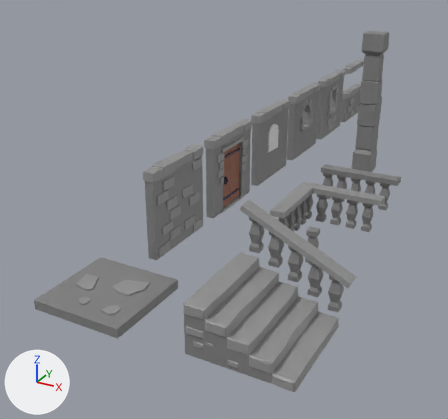
What one commit did to the Blender file Modular Castle Dungeon/modules.blend.
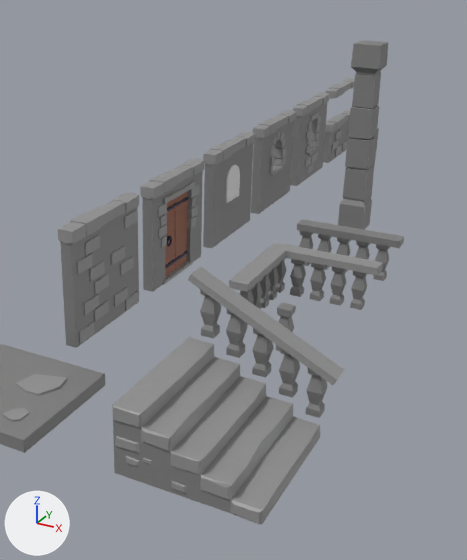
The first picture shows the older version from a camera (50 mm lens) standing at (7.15, -8.23, 6.42) and looking at (-0.27, 5.25, -0.32). The close-ups show both versions on the part from 22% to 100% of the width and 0% to 100% of the height of that picture; other places that the commit changed are outside them. The lights are fixed; the arrows at lower left show +X, +Y and +Z.

The scene before the commit, as lines of its bpy script (objects in view):
```python
me_circle_001 = bpy.data.meshes.new('Circle.001')
me_circle_001.from_pydata(...)  # 38 vertices, 21 faces; spans x -1.0..1.39, y -1.0..1.0, z -0.79..0.1
me_cube = bpy.data.meshes.new('Cube')
me_cube.from_pydata(...)  # 136 vertices, 108 faces; spans x -0.08..0.13, y 4.51..5.48, z 0.05..1.6
# faces by material slot: [24, 84]
me_cube.materials.append(mat_wood)  # brown #8f4d2b
me_cube.materials.append(mat_steel)  # dark blue #41435d
me_plane = bpy.data.meshes.new('Plane')
me_plane.from_pydata(...)  # 28 vertices, 26 faces; spans x 2.958..3.182, y 3.003..3.227, z -0.018..0.742
me_plane.materials.append(mat_wall)  # grey #818181
me_plane_005 = bpy.data.meshes.new('Plane.005')
me_plane_005.from_pydata(...)  # 268 vertices, 248 faces; spans x 1.96..3.98, y 3.34..5.34, z 0.0..0.87
# faces by material slot: [234, 14]
me_plane_005.materials.append(mat_wall_006)  # grey #818181
me_plane_005.materials.append(mat_stone_003)  # grey #949494
ob_column_small = bpy.data.objects.new('Column small', me_plane)
ob_column_small.location = (0.0, 0.0, 0.0)
ob_corner_railings = bpy.data.objects.new('Corner railings', me_plane_005)
ob_corner_railings.location = (0.0, 0.0, 0.0)
ob_door = bpy.data.objects.new('Door', me_cube)
ob_door.location = (0.0, 0.0, 0.0)
ob_window = bpy.data.objects.new('Window', me_circle_001)
ob_window.location = (0.12, 7.44, 1.25)
ob_window.rotation_euler = (0.0, 1.571, 0.0)  # degrees (0, 90, 0)
ob_window.scale = (0.317, 0.317, 0.317)
# also in view: 'Wall' at (0.02, 2.5, 1.02); 'Floor railing' at (2.97, 6.65, 0.43); 'Ladder railing' at (3.44, 1.26, 1.04); 'Wall with square window' at (0.02, 12.5, 1.02); 'Floor' at (0.0, 0.0, -0.06)
```
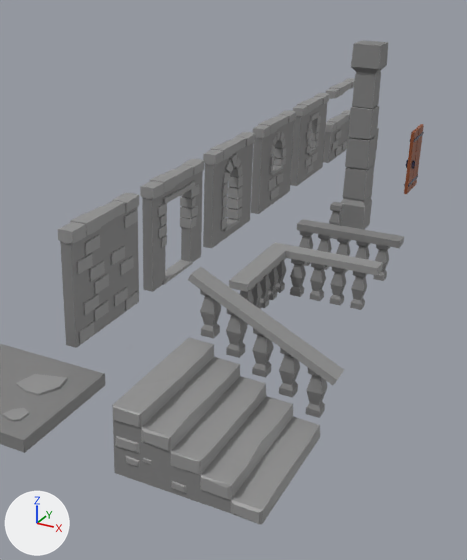
Pixel boxes [x1, y1, x2, y2] of what changed, in the close-ups (467 x 560 px):
'Door', moved: before [165, 192, 188, 276]; after [404, 124, 424, 194]
'Column small', moved: before [276, 302, 296, 351]; after [329, 202, 344, 239]
'Window', deleted: before [226, 165, 240, 204]

The change, as a list of edits to the scene's bpy script:
```text
Change ob_column_small:
    ob_column_small.location: (0.0, 0.0, 0.0) -> (-0.92, 5.32, 0.0)
Remove ob_window:
    ob_window = bpy.data.objects.new('Window', me_circle_001)
    ob_window.location = (0.12, 7.44, 1.25)
    ob_window.rotation_euler = (0.0, 1.571, 0.0)  # degrees (0, 90, 0)
    ob_window.scale = (0.317, 0.317, 0.317)
Change ob_door:
    ob_door.location: (0.0, 0.0, 0.0) -> (2.76, 7.52, 0.0)
```
